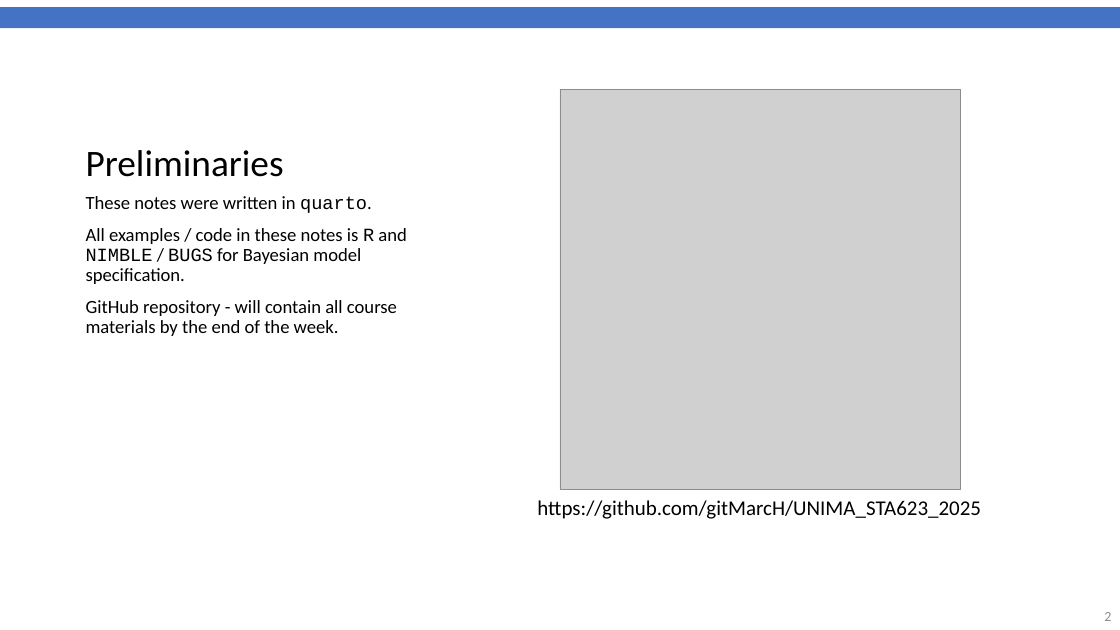
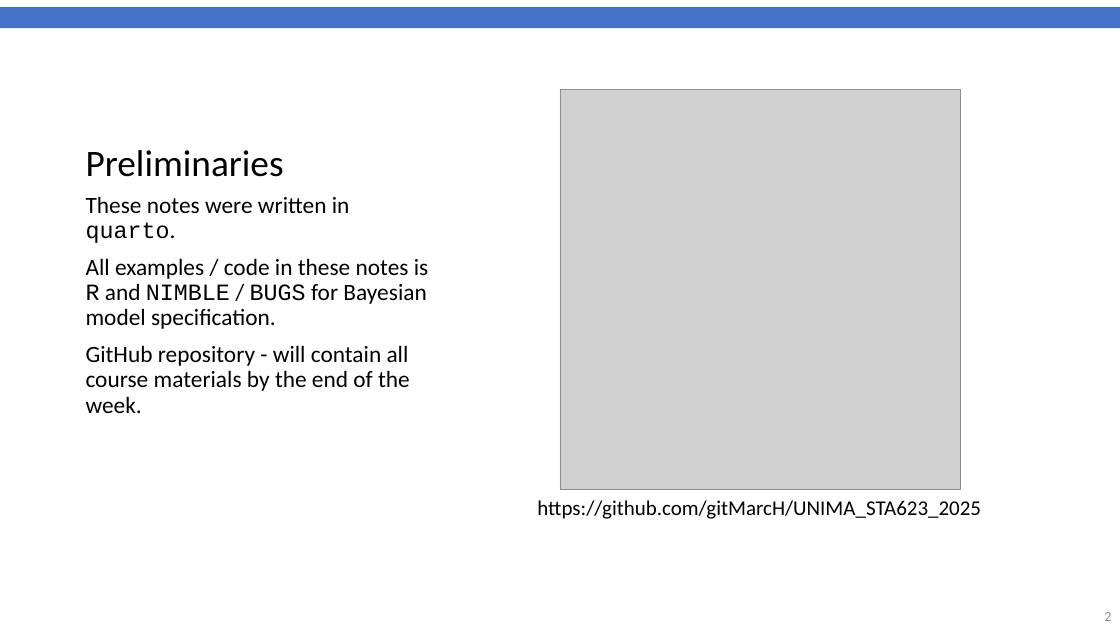
Before and after one commit to Steven-Nanga/UNIMA_STA623_2025, a slide deck: slide 2 of Lectures/Chanco_STA623_BDA_2025_Henrion_Session1.pptx. Drawn at 1120x630 pixels with LibreOffice and Linux fonts; fonts in the diff are those of the drawing; grey boxes stand for pictures; background and template pictures are left out. Boxes give left, top, right and bottom in pixels: in the first picture for what was removed or moved away, otherwise in the second. Text is boxed around its words. In the diff, an @@ line names an element or a change of style, - is before the commit and + after.

```diff
--- a/Lectures/Chanco_STA623_BDA_2025_Henrion_Session1.pptx
+++ b/Lectures/Chanco_STA623_BDA_2025_Henrion_Session1.pptx
@@ text "These notes were written in ..." at bbox=[86, 196, 428, 413]: size 16 to 20 pt @@
```
Also in this commit, not shown: 30 other slides changed, 2 other files.
